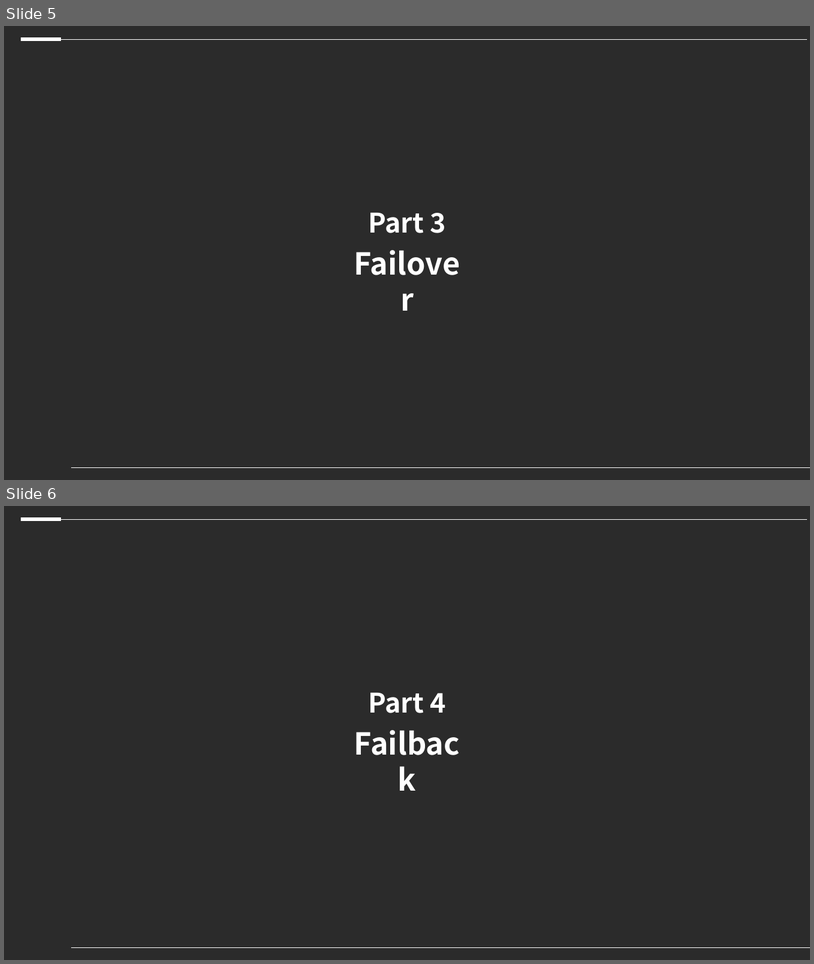
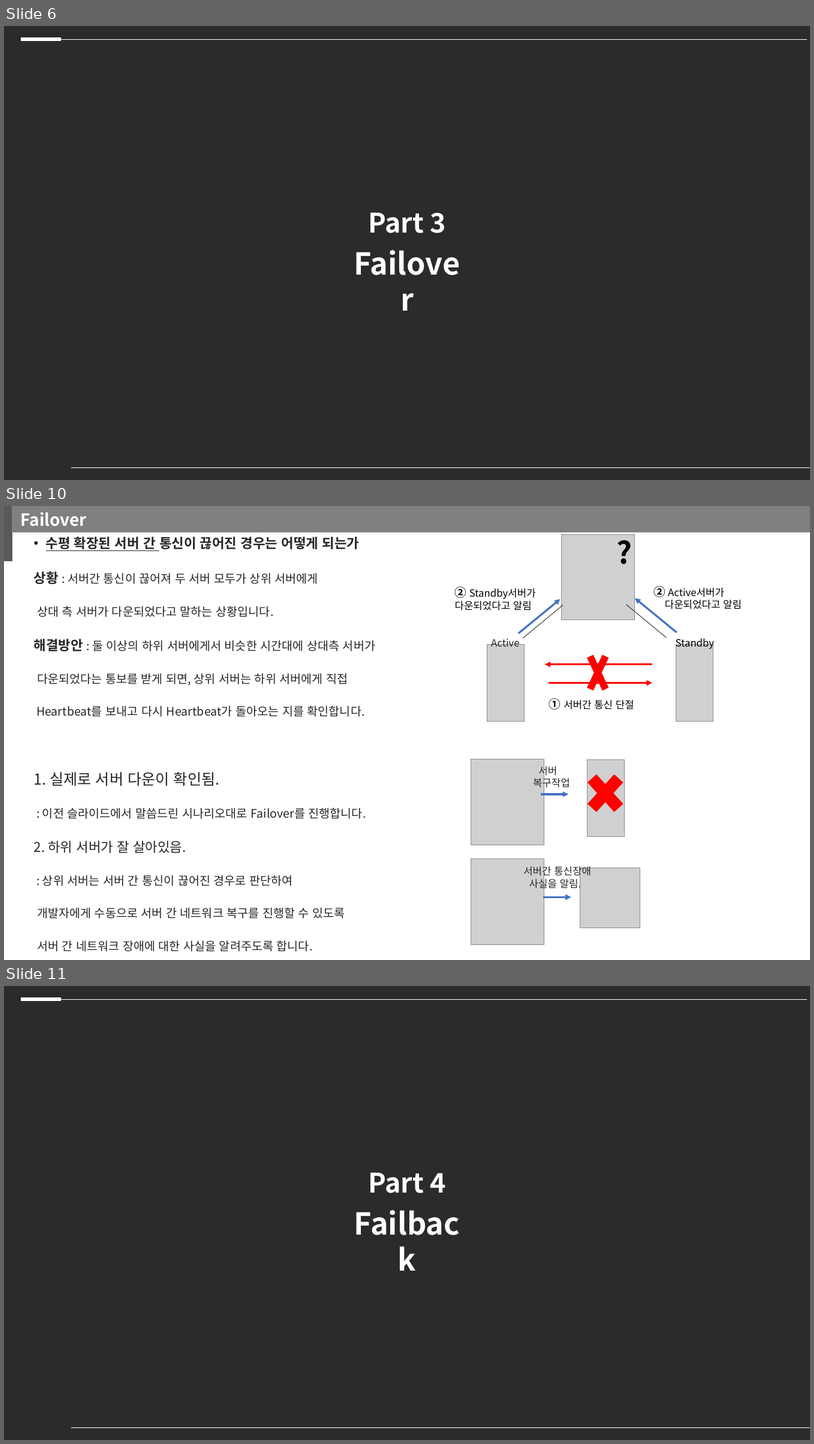
Before and after one commit to kiption/XD, a slide deck: 졸작_기획/서버이중화 설계.pptx. Shown one above the other, each under a label of ours: slides 5 and 6 before the commit, slides 6, 10 and 11 after it; the slides between them are not shown. The pictures are 814x964 and 814x1444 pixels, drawn with LibreOffice and Linux fonts; fonts in the diff are those of the drawing; grey boxes stand for pictures; background and template pictures are left out; a plain dark background stands for a picture behind light text. Boxes give left, top, right and bottom in pixels: in the first picture for what was removed or moved away, otherwise in the second. Text is boxed around its words. In the diff, an @@ line names an element or a change of style, - is before the commit and + after.

Commit message:
#02-27 김승환 작업일지 수정

```diff
--- a/졸작_기획/서버이중화 설계.pptx
+++ b/졸작_기획/서버이중화 설계.pptx
@@ slide 10 added at box(4, 506, 810, 960), background #FFFFFF @@
@@ rectangle added at box(4, 506, 12, 561), fill #595959, outline #595959 1 pt @@
@@ rectangle added at box(12, 506, 810, 532), fill #808080, outline #808080 1 pt, 20 pt, text #FFFFFF, bold @@
+Failover
@@ text added at box(34, 537, 375, 951), 14 pt, text #262626 @@
+• 수평 확장된 서버 간 통신이 끊어진 경우는 어떻게 되는가
+상황 : 서버간 통신이 끊어져 두 서버 모두가 상위 서버에게
+상대 측 서버가 다운되었다고 말하는 상황입니다.
+해결방안 : 둘 이상의 하위 서버에게서 비슷한 시간대에 상대측 서버가
+다운되었다는 통보를 받게 되면, 상위 서버는 하위 서버에게 직접
+Heartbeat를 보내고 다시 Heartbeat가 돌아오는 지를 확인합니다.
+1. 실제로 서버 다운이 확인됨.
+: 이전 슬라이드에서 말씀드린 시나리오대로 Failover를 진행합니다.
+2. 하위 서버가 잘 살아있음.
+: 상위 서버는 서버 간 통신이 끊어진 경우로 판단하여
+개발자에게 수동으로 서버 간 네트워크 복구를 진행할 수 있도록
+서버 간 네트워크 장애에 대한 사실을 알려주도록 합니다.
@@ picture added at box(562, 534, 635, 621) @@
@@ text added at box(611, 531, 729, 574), 36 pt, text #000000, bold @@
+?
@@ text added at box(455, 586, 536, 610), 12 pt, text #000000 @@
+② Standby서버가
+다운되었다고 알림
@@ text added at box(654, 586, 742, 609), 12 pt, text #000000 @@
+② Active서버가
+다운되었다고 알림
@@ arrow added from (519, 633) to (561, 599), #4472C4 2.25 pt @@
@@ line added from (523, 638) to (564, 605), #000000 0.5 pt @@
@@ line added from (667, 637) to (626, 604), #000000 0.5 pt @@
@@ arrow added from (677, 633) to (636, 598), #4472C4 2.25 pt @@
@@ picture added at box(488, 645, 524, 721) @@
@@ text added at box(491, 636, 519, 646), 12 pt, text #262626 @@
+Active
@@ cross added at box(584, 641, 613, 704), fill #FF0000 @@
@@ text added at box(676, 636, 715, 649), 12 pt, text #000000 @@
+Standby
@@ picture added at box(677, 645, 714, 721) @@
@@ arrow added from (653, 664) to (545, 664), #FF0000 2.25 pt @@
@@ arrow added from (548, 682) to (653, 682), #FF0000 2.25 pt @@
@@ text added at box(549, 698, 635, 709), 12 pt, text #000000 @@
+① 서버간 통신 단절
@@ picture added at box(471, 759, 544, 846) @@
@@ text added at box(533, 764, 570, 789), 12 pt, text #262626 @@
+서버
+복구작업
@@ cross added at box(580, 765, 632, 821), fill #FF0000 @@
@@ picture added at box(587, 759, 624, 837) @@
@@ arrow added from (541, 794) to (569, 794), #4472C4 2.25 pt @@
@@ picture added at box(471, 859, 544, 945) @@
@@ text added at box(524, 865, 591, 890), 12 pt, text #262626 @@
+서버간 통신장애
+사실을 알림.
@@ picture added at box(581, 868, 641, 928) @@
@@ arrow added from (543, 897) to (572, 897), #4472C4 2.25 pt @@
@@ what was slide 5 is now slide 6 @@
@@ what was slide 6 is now slide 11 @@
```
Also in this commit, not shown: 2 slides changed, 5 other slides added, 1 other file.
